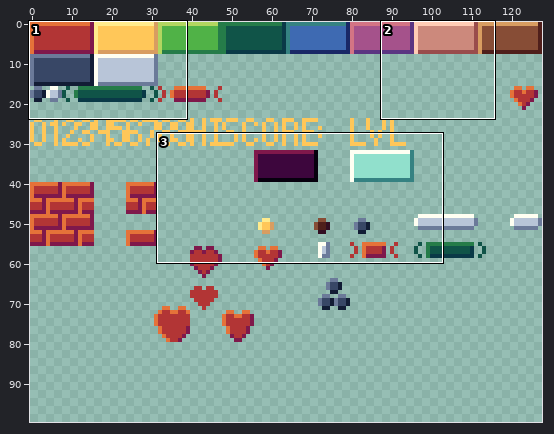
Sprite sheet: assets/spritesheet.png. The picture above shows the old version from afar; the outline marks the close-up.
Close-up. Before the commit:
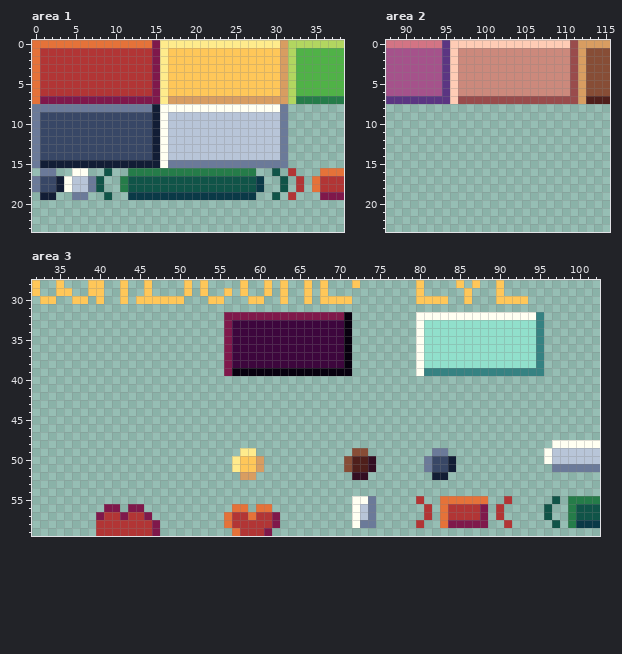
The file is 128x128 pixels. Shown: area 1: x 0..38, y 0..23; area 2: x 88..115, y 0..23; area 3: x 32..102, y 28..59. The wide view leaves out empty margins. The commit also changed other parts of the picture, which this record leaves out.
And afterwards:
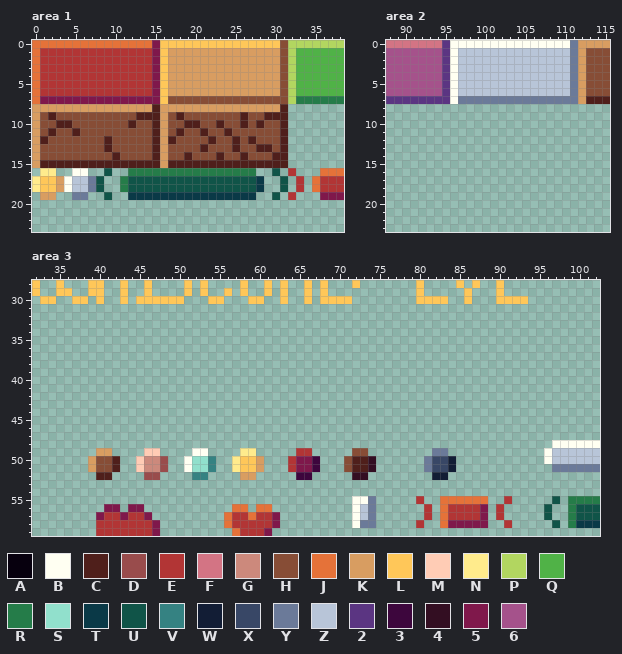
Palette (. is transparent): A #07000e  B #fffff2  C #4f1f1b  D #994c4c  E #b23535  F #d37484  G #cc897c  H #874d36  J #e57239  K #d89d61  L #ffc759  M #ffccb5  N #ffeb8c  P #b2d660  Q #50b247  R #257c49  S #91e0cc  T #0a3947  U #105448  V #358282  W #121d35  X #384766  Y #6b7a99  Z #b8c5d8  2 #5b3582  3 #3d063d  4 #330e22  5 #7f184b  6 #a5528b
The edit:
Area 1:
y 0: x 16..31 NNNNNNNNNNNNNNNK -> LLLLLLLLLLLLLLLH
y 1..6: x 16..31 NLLLLLLLLLLLLLLK -> LKKKKKKKKKKKKKKH
y 7: x 16..31 NKKKKKKKKKKKKKKK -> LHHHHHHHHHHHHHHH
y 8: x 0..31 YYYYYYYYYYYYYYYWBBBBBBBBBBBBBBBY -> KKKKKKKKKKKKKKKCKKKKKKKKKKKKKKKC
y 9: x 0..31 YXXXXXXXXXXXXXXWBZZZZZZZZZZZZZZY -> KHCHHHHHHHHHHCCCKHCHHHHHHHCHHCCC
y 10: x 0..31 YXXXXXXXXXXXXXXWBZZZZZZZZZZZZZZY -> KHHCCHHHHHHHCHHCKHHCCHHCHHCHCHHC
y 11: x 0..31 YXXXXXXXXXXXXXXWBZZZZZZZZZZZZZZY -> KHCHHCHHHHHHHHHCKHCHHCHHCHHHHHHC
y 12: x 0..31 YXXXXXXXXXXXXXXWBZZZZZZZZZZZZZZY -> KCHHHHHHHCHHHHHCKCHHHHCHHCHCHHHC
y 13: x 0..31 YXXXXXXXXXXXXXXWBZZZZZZZZZZZZZZY -> KHHHHHHHHCHHHHHCKHHHHCHHHCHHCCHC
y 14: x 0..31 YXXXXXXXXXXXXXXWBZZZZZZZZZZZZZZY -> KHHHHHHHHHCHHHHCKHHCHHHCHHCHHHCC
y 15: x 0..31 YWWWWWWWWWWWWWWWBYYYYYYYYYYYYYYY -> KCCCCCCCCCCCCCCCKCCCCCCCCCCCCCCC
y 16: x 1..2 YY -> NN
y 17..18: x 0..3 YXXW -> NLLK
y 19: x 1..2 WW -> KK
Area 2:
y 0: x 96..111 MMMMMMMMMMMMMMMD -> BBBBBBBBBBBBBBBY
y 1..6: x 96..111 MGGGGGGGGGGGGGGD -> BZZZZZZZZZZZZZZY
y 7: x 96..111 MDDDDDDDDDDDDDDD -> BYYYYYYYYYYYYYYY
Area 3:
y 32: x 56..71 555555555555555A -> ................; x 80..95 BBBBBBBBBBBBBBBV -> ................
y 33..38: x 56..71 533333333333333A -> ................; x 80..95 BSSSSSSSSSSSSSSV -> ................
y 39: x 56..71 5AAAAAAAAAAAAAAA -> ................; x 80..95 BVVVVVVVVVVVVVVV -> ................
y 49: x 40..41 .. -> KK; x 46..47 .. -> MM; x 52..53 .. -> BB; x 65..66 .. -> EE
y 50..51: x 39..42 .... -> KHHC; x 45..48 .... -> MGGD; x 51..54 .... -> BSSV; x 64..67 .... -> E553
y 52: x 40..41 .. -> CC; x 46..47 .. -> DD; x 52..53 .. -> VV; x 65..66 .. -> 33
